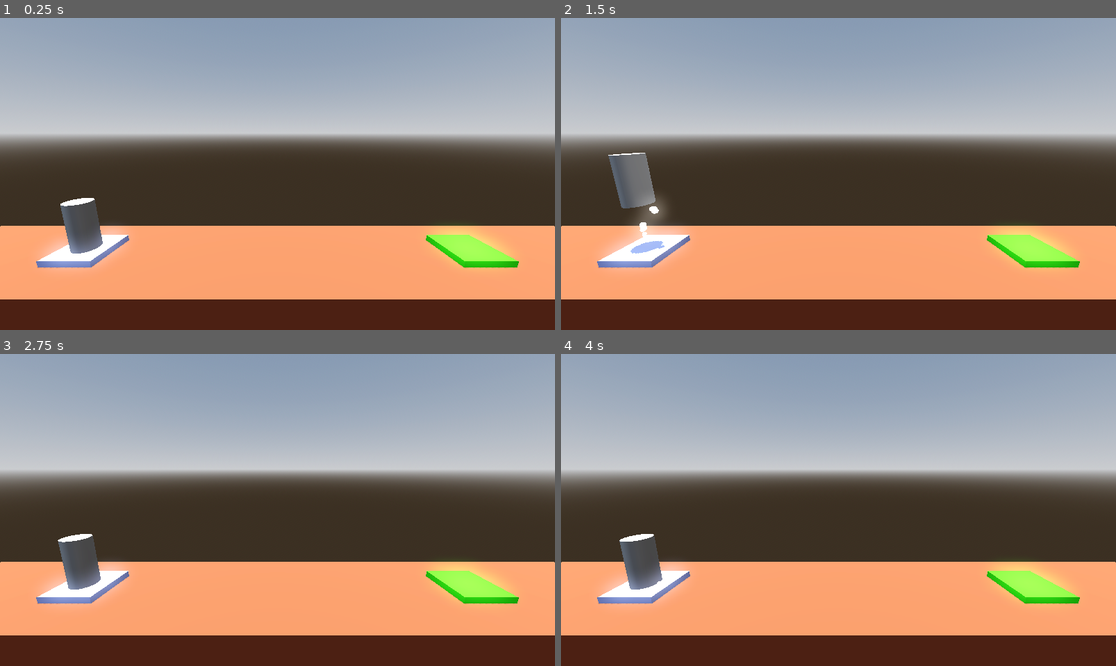
Above: before the commit, frames 1-4 (two rows, left to right).
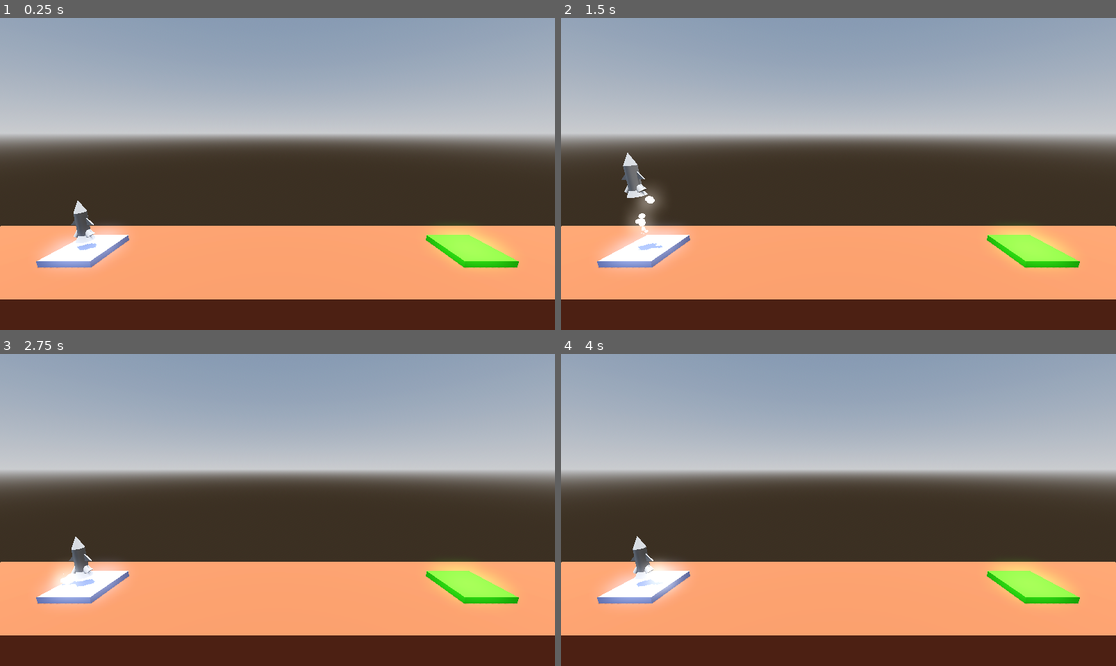
Above: after the commit, the same moments.

Repository: Rubix334/ProjectBoost
Game: Godot game, scene res://Levels/level1.tscn
Two runs of this game, one before a commit and one after it. Both use one fixed random seed, a clock stepped at 60 frames per second and the inputs below.
Inputs:
- Up to frame 1 (0.25 s): no input
- Up to frame 2 (1.5 s): tap Enter at 0.5 s; hold Space (boost) 0.53-1.28 s; tap A (rotateL) at 1.35 s
- Up to frame 3 (2.75 s): hold D (rotateR) from 2.03 s (still down)
- Up to frame 4 (4 s): release D (rotateR) at 2.78 s; tap Space (boost) at 2.85, 3.5 s; hold A (rotateL) from 3.53 s (still down)

The runs differ from the first frame. In frame 1, 0.9% of the frame differs, in the area x 10-19%, y 57-76%; in frame 2, 1.2%, in the area x 8-19%, y 43-76%; in frame 3, 1.0%; in frame 4, 1.0%.

Commit message:
Made ship

Diff:
--- a/project-boost/Player/player.tscn
+++ b/project-boost/Player/player.tscn
@@ -11,6 +11,29 @@
 [sub_resource type="CylinderShape3D" id="CylinderShape3D_l8h54"]
 
 [sub_resource type="CylinderMesh" id="CylinderMesh_btcbx"]
+
+[sub_resource type="CylinderMesh" id="CylinderMesh_vtle1"]
+top_radius = 0.2
+bottom_radius = 0.2
+height = 1.0
+
+[sub_resource type="CylinderMesh" id="CylinderMesh_od3ui"]
+top_radius = 0.1
+bottom_radius = 0.15
+height = 0.35
+
+[sub_resource type="CylinderMesh" id="CylinderMesh_00tjw"]
+top_radius = 0.0
+bottom_radius = 0.2
+height = 0.5
+
+[sub_resource type="CylinderMesh" id="CylinderMesh_x3vf3"]
+top_radius = 0.1
+bottom_radius = 0.3
+height = 0.5
+
+[sub_resource type="PrismMesh" id="PrismMesh_vtle1"]
+size = Vector3(0.5, 0.3, 0.05)
 
 [node name="Player" type="RigidBody3D"]
 axis_lock_linear_z = true
@@ -26,6 +49,7 @@
 shape = SubResource("CylinderShape3D_l8h54")
 
 [node name="MeshInstance3D" type="MeshInstance3D" parent="."]
+visible = false
 mesh = SubResource("CylinderMesh_btcbx")
 
 [node name="ExplosionAudio" type="AudioStreamPlayer3D" parent="."]
@@ -38,16 +62,49 @@
 stream = ExtResource("4_gwnis")
 
 [node name="MainBooster" parent="." instance=ExtResource("5_k53q1")]
-transform = Transform3D(1, 0, 0, 0, 1, 0, 0, 0, 1, 0, -1.0379342, 0)
+transform = Transform3D(1, 0, 0, 0, 1, 0, 0, 0, 1, 0, -0.6911635, 0)
+amount = 34
 
 [node name="RightBooster" parent="." instance=ExtResource("5_k53q1")]
-transform = Transform3D(0.753506, -0.657441, 0, 0.657441, 0.753506, 0, 0, 0, 1, 0.4146552, -0.98267597, 0)
+transform = Transform3D(0.753506, -0.657441, 0, 0.657441, 0.753506, 0, 0, 0, 1, 0.3252796, -0.5575123, 0)
 
 [node name="LeftBooster" parent="." instance=ExtResource("5_k53q1")]
-transform = Transform3D(0.7278326, 0.68575484, 0, -0.6857549, 0.72783256, 0, 0, 0, 1.0000001, -0.42601585, -1.0167572, 0)
+transform = Transform3D(0.7278326, 0.68575484, 0, -0.6857549, 0.72783256, 0, 0, 0, 1.0000001, -0.33749706, -0.5580807, 0)
 
 [node name="ExplosionParticles" parent="." instance=ExtResource("6_fhl08")]
 
 [node name="SuccessParticles" parent="." instance=ExtResource("7_vtle1")]
 
+[node name="Body" type="MeshInstance3D" parent="."]
+transform = Transform3D(1, 0, 0, 0, 1, 0, 0, 0, 1, 0, 0.065914065, 0)
+mesh = SubResource("CylinderMesh_vtle1")
+
+[node name="RightBoosterObject" type="MeshInstance3D" parent="Body"]
+transform = Transform3D(0.84702927, -0.5315465, 0, 0.5315465, 0.84702927, 0, 0, 0, 1, 0.15131834, -0.3954678, 0)
+mesh = SubResource("CylinderMesh_od3ui")
+skeleton = NodePath("../..")
+
+[node name="LeftBoosterObject" type="MeshInstance3D" parent="Body"]
+transform = Transform3D(0.8964169, 0.44321197, 0, -0.44321197, 0.8964169, 0, 0, 0, 1, -0.18319558, -0.3939273, 0)
+mesh = SubResource("CylinderMesh_od3ui")
+skeleton = NodePath("../..")
+
+[node name="Cockpit" type="MeshInstance3D" parent="Body"]
+transform = Transform3D(1, 0, 0, 0, 1, 0, 0, 0, 1, 0, 0.7497921, 0)
+mesh = SubResource("CylinderMesh_00tjw")
+skeleton = NodePath("../..")
+
+[node name="MainBoosterObject" type="MeshInstance3D" parent="Body"]
+transform = Transform3D(1, 0, 0, 0, 1, 0, 0, 0, 1, 0, -0.47843, 0)
+mesh = SubResource("CylinderMesh_x3vf3")
+
+[node name="FlapL" type="MeshInstance3D" parent="Body"]
+transform = Transform3D(0.99961793, 0.027642472, 0, -0.027642472, 0.99961793, 0, 0, 0, 1, -0.199, 0.09, 0)
+mesh = SubResource("PrismMesh_vtle1")
+skeleton = NodePath("../FlapR")
+
+[node name="FlapR" type="MeshInstance3D" parent="Body"]
+transform = Transform3D(0.9999045, 0.013822556, 0, -0.013822556, 0.9999045, 0, 0, 0, 1, 0.19855362, 0.08950877, 0)
+mesh = SubResource("PrismMesh_vtle1")
+
 [connection signal="body_entered" from="." to="." method="_on_body_entered"]
Not shown: 1 places in project-boost/Player/player.tscn that only renumber resources
